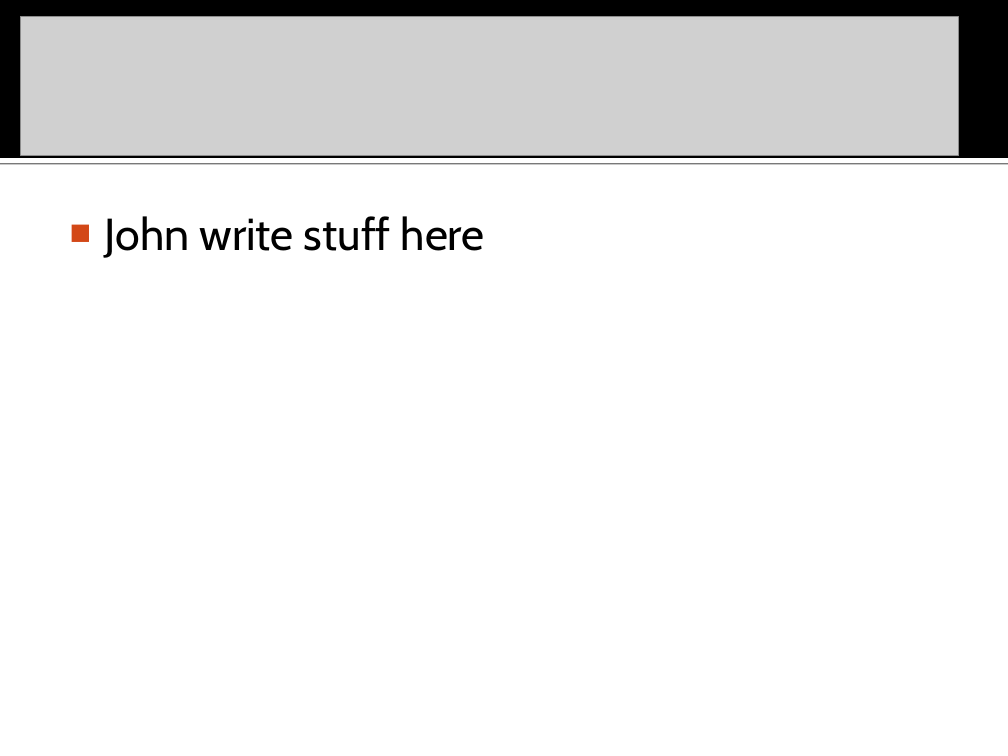
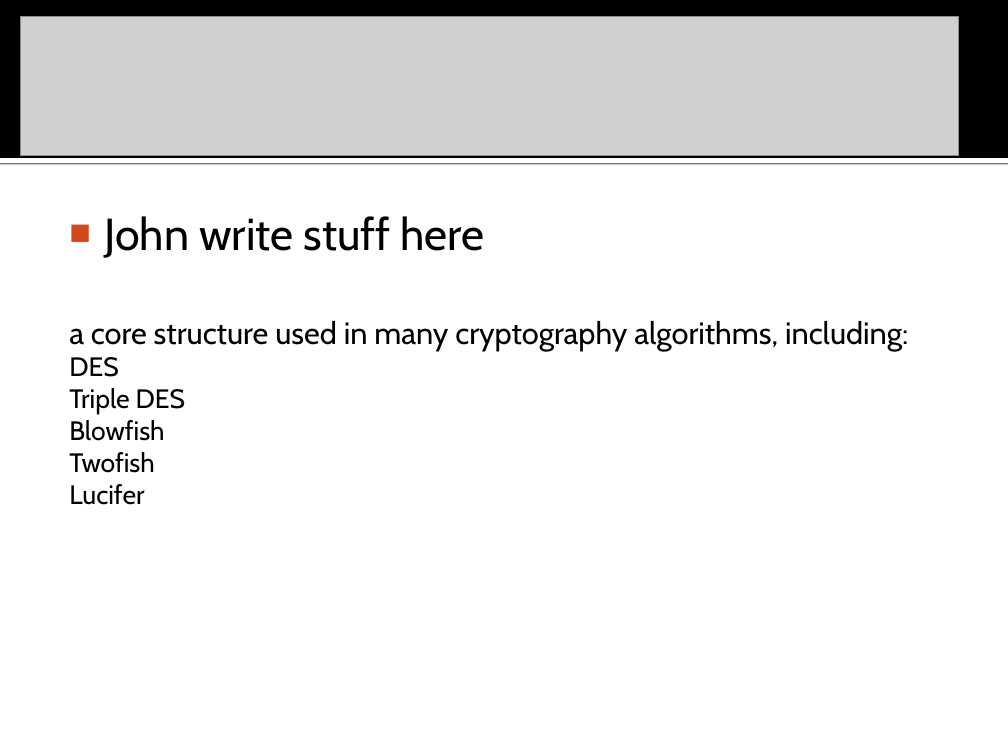
Before and after one commit to ikram1996/cryptoviz, a slide deck: slide 8 of docs/CryptoViz.ppt (slide 7 before the commit). Drawn at 1008x756 pixels with LibreOffice and Linux fonts; fonts in the diff are those of the drawing; grey boxes stand for pictures. Boxes give left, top, right and bottom in pixels: in the first picture for what was removed or moved away, otherwise in the second. Text is boxed around its words. In the diff, an @@ line names an element or a change of style, - is before the commit and + after.

```diff
--- a/docs/CryptoViz.ppt
+++ b/docs/CryptoViz.ppt
@@ text at (x1=69, y1=321, x2=908, y2=505): paragraphs added @@
+a core structure used in many cryptography algorithms, including:
+DES
+Triple DES
+Blowfish
+Twofish
+Lucifer
```
Also in this commit, not shown: 3 other slides changed, 1 slide added, 1 other file.
